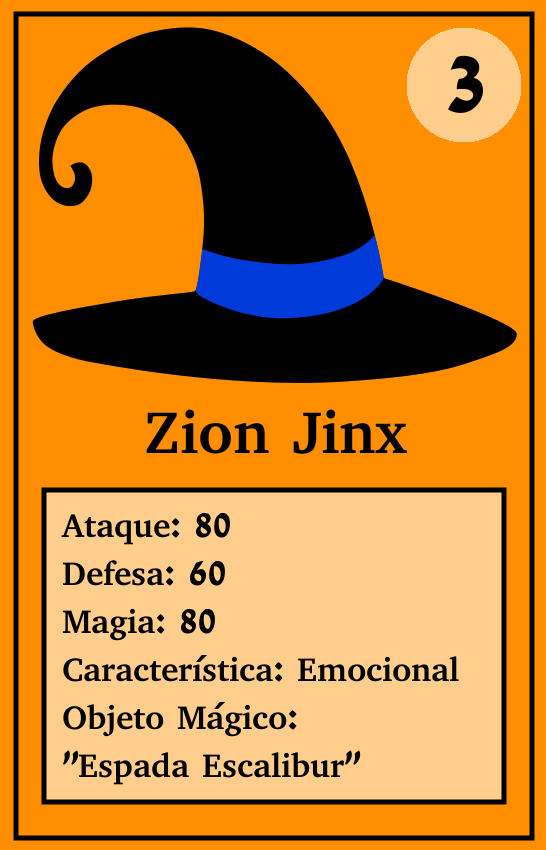
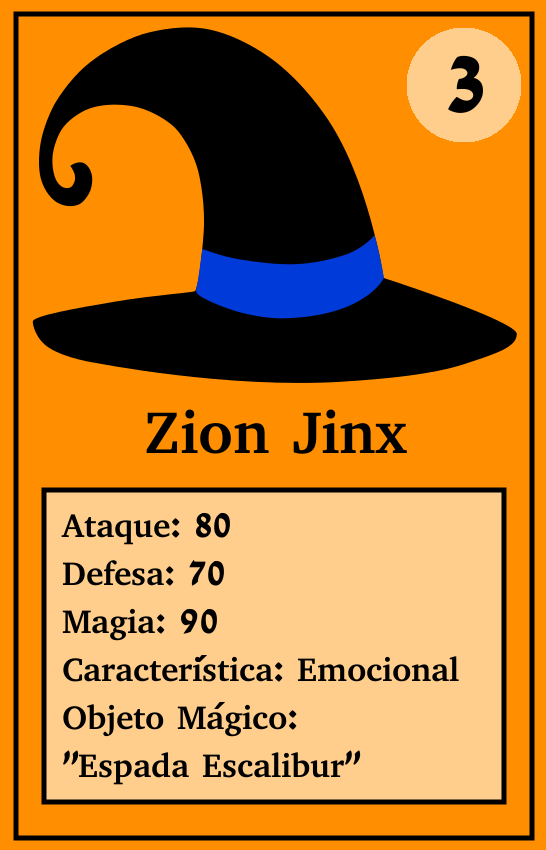
Layered file, before and after one edit (546 x 850). Changes by layer:
painted on "Ataque: 80 ... #1" over [181, 559, 225, 662]
